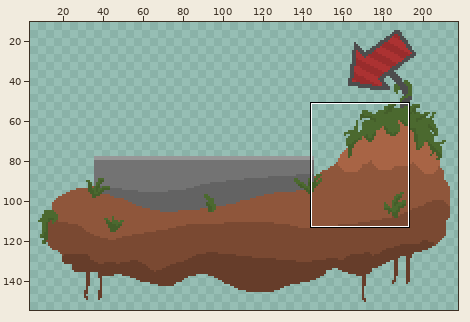
A pixel-art file gets an edit: public/assets/sprite_island_ireland.aseprite. The picture above shows the old version from afar; the outline marks the close-up.
Close-up. As it was:
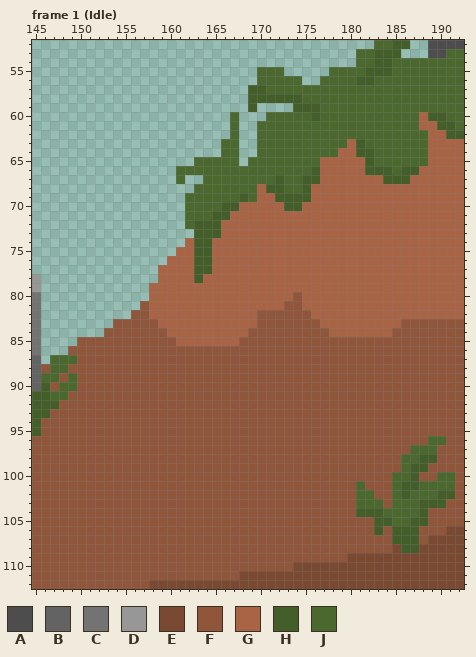
224x160 pixels, 4 frames. Colours within 5 levels of each other are drawn and written as one. Shown: frame 1 (Idle): x 145..192, y 52..112. The wide view leaves out empty margins. The commit also changed other frames or places, which this record leaves out.
Visible layers, top first: "Layer 1", "Platform", "Arrow", "Rock", "Stick".
Palette (. is transparent): A #4d4d4d  B #636363  C #737373  D #979797  E #7a4932  F #8f563b  G #a86445  H #445e2a  J #4b692f
Pixels before, frame 1 (Idle) (only the part around the change), first column x 145:
 52 ......................................JJHH..AAAA
 53 ....................................JJHHH...AAJJ
 54 ....................................JJHHJJJJJJJJ
 55 .........................JJJ.....JJJJHHHJJJJJJJJ
 56 .........................JJJJJ..JJJJHHJJJJJJJJJJ
 57 ........................HHJJJJJJJJJJJJJJJJJJJJJJ
 58 ........................HHHHHHJJJJJJJJJJJJJJJJJJ
 59 ........................H....HHHJJJJJJJJJJJJJJJJ
 60 ......................J...JJJJJHJJJJJJJJJJJGHHJJ
 61 ......................J..JJJJJJJJJJJJJJJJJJGGHHJ
 62 ......................J..JJJJJJJJJJJJJJJJJJJGGHH
 63 .....................JJ..JJJJJJJJJJGHJJJJJJJGGGG
 64 .....................JJ..JJJJJJJJJGGHHJJJJJJGGGG
 65 ..................JJJJJ.JJJJJJJJGGGGGHJJJJJJGGGG
 66 ................JJJJJJJJJJJJJJJHGGGGGHHHJHHGGGGG
 67 ................J..JJJJJJJJHJJHHGGGGGGGHHHGGGGGG
 68 ..................JJJJJJJGHHJJHGGGGGGGGGGGGGGGGG
 69 .................JJJJJJHJGGHHHHGGGGGGGGGGGGGGGGG
 70 .................JJJJHHGGGGGHHGGGGGGGGGGGGGGGGGG
 71 .................JJJHHGGGGGGGGGGGGGGGGGGGGGGGGGG
 72 .................JHHHGGGGGGGGGGGGGGGGGGGGGGGGGGG
 73 ..................HHHGGGGGGGGGGGGGGGGGGGGGGGGGGG
 74 .................GHHGGGGGGGGGGGGGGGGGGGGGGGGGGGG
 75 ................GGHHGGGGGGGGGGGGGGGGGGGGGGGGGGGG
 76 ...............GGGHHGGGGGGGGGGGGGGGGGGGGGGGGGGGG
 77 ..............GGGGHHGGGGGGGGGGGGGGGGGGGGGGGGGGGG
 78 D.............GGGGHGGGGGGGGGGGGGGGGGGGGGGGGGGGGG
 79 D............GGGGGGGGGGGGGGGGGGGGGGGGGGGGGGGGGGG
 80 C............GGGGGGGGGGGGGGGGFGGGGGGGGGGGGGGGGGG
 81 C...........FGGGGGGGGGGGGGGGFFGGGGGGGGGGGGGGGGGG
 82 C..........FFGGGGGGGGGGGGFFFFFFGGGGGGGGGGGGGGGGG
 83 C........FFFFFGGGGGGGGGGGFFFFFFFGGGGGGGGGFFFFFFF
 84 C.......FFFFFFFGGGGGGGGGFFFFFFFFFGGGGGGGFFFFFFFF
 85 C....FFFFFFFFFFFGGGGGGGFFFFFFFFFFFFFFFFFFFFFFFFF
 86 C...FFFFFFFFFFFFFFFFFFFFFFFFFFFFFFFFFFFFFFFFFFFF
 87 B.JJJFFFFFFFFFFFFFFFFFFFFFFFFFFFFFFFFFFFFFFFFFFF
 88 BFJJFFFFFFFFFFFFFFFFFFFFFFFFFFFFFFFFFFFFFFFFFFFF
 89 BJJFJFFFFFFFFFFFFFFFFFFFFFFFFFFFFFFFFFFFFFFFFFFF
 90 BHFJJFFFFFFFFFFFFFFFFFFFFFFFFFFFFFFFFFFFFFFFFFFF
 91 HHJJFFFFFFFFFFFFFFFFFFFFFFFFFFFFFFFFFFFFFFFFFFFF
 92 HHHFFFFFFFFFFFFFFFFFFFFFFFFFFFFFFFFFFFFFFFFFFFFF
 93 HHFFFFFFFFFFFFFFFFFFFFFFFFFFFFFFFFFFFFFFFFFFFFFF
 94 HFFFFFFFFFFFFFFFFFFFFFFFFFFFFFFFFFFFFFFFFFFFFFFF
 95 HFFFFFFFFFFFFFFFFFFFFFFFFFFFFFFFFFFFFFFFFFFFFFFF
 96 FFFFFFFFFFFFFFFFFFFFFFFFFFFFFFFFFFFFFFFFFFFFJJFF
 97 FFFFFFFFFFFFFFFFFFFFFFFFFFFFFFFFFFFFFFFFFFJJJFFF
 98 FFFFFFFFFFFFFFFFFFFFFFFFFFFFFFFFFFFFFFFFFJJHHFFF
 99 FFFFFFFFFFFFFFFFFFFFFFFFFFFFFFFFFFFFFFFFFJHHFFFF
100 FFFFFFFFFFFFFFFFFFFFFFFFFFFFFFFFFFFFFFFFJJHFFJJF
101 FFFFFFFFFFFFFFFFFFFFFFFFFFFFFFFFFFFFJFFFJHHJJJJF
102 FFFFFFFFFFFFFFFFFFFFFFFFFFFFFFFFFFFFJJFFJHJJJHHF
103 FFFFFFFFFFFFFFFFFFFFFFFFFFFFFFFFFFFFJJJFJJJHHHFF
104 FFFFFFFFFFFFFFFFFFFFFFFFFFFFFFFFFFFFHHHJJJJHFFFF
105 FFFFFFFFFFFFFFFFFFFFFFFFFFFFFFFFFFFFFFHHJJHHFFFF
106 FFFFFFFFFFFFFFFFFFFFFFFFFFFFFFFFFFFFFFHFHHHFFFEE
107 FFFFFFFFFFFFFFFFFFFFFFFFFFFFFFFFFFFFFFFFHHHFEEEE
108 FFFFFFFFFFFFFFFFFFFFFFFFFFFFFFFFFFFFFFFFEHHEEEEE
109 FFFFFFFFFFFFFFFFFFFFFFFFFFFFFFFFFFFEEEEEEEEEEEEE
110 FFFFFFFFFFFFFFFFFFFFFFFFFFFFFEEEEEEEEEEEEEEEEEEE
111 FFFFFFFFFFFFFFFFFFFFFFFEEEEEEEEEEEEEEEEEEEEEEEEE
112 FFFFFFFFFFFFFEEEEEEEEEEEEEEEEEEEEEEEEEEEEEEEEEEE
Once edited:
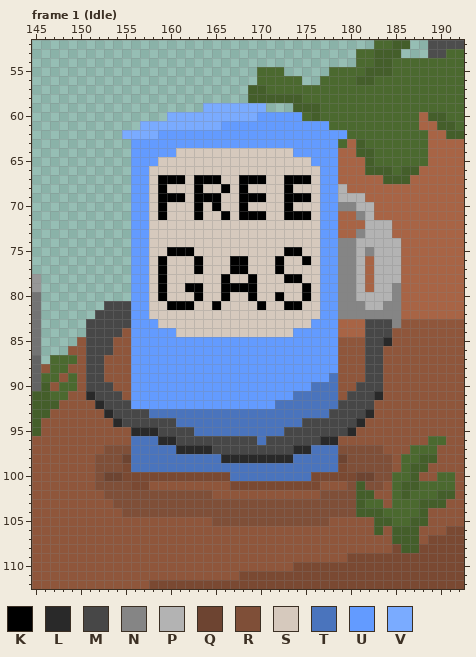
Colours new in this view: K #000000  L #292929  M #474747  N #858585  P #b3b3b3  Q #6d4431  R #7f4f38  S #d6c9bd  T #4a74bd  U #639bff  V #7aabff
From the commit log: Add gas pump to spawner station
The edit:
layer "Flattened" added
Frame 1 (Idle), layer "Flattened":
y 59: x 164..170 .....H. -> VVVVVVV
y 60: x 160..174 .......J...JJJJ -> VVVVVVVVVVUUUUU
y 61: x 157..177 ..........J..JJJJJJJJ -> VVVVVVVVVUUUUUUUUUUUU
y 62: x 155..179 ............J..JJJJJJJJJJ -> VVVVUUUUUUUUUUUUUUUUUUUUU
y 63: x 156..178 ..........JJ..JJJJJJJJJ -> UUUUUUUUUUUUUUUUUUUUUUU
y 64: x 156..178 ..........JJ..JJJJJJJJJ -> UUUUUSSSSSSSSSSSSSUUUUU
y 65: x 156..178 .......JJJJJ.JJJJJJJJGG -> UUUSSSSSSSSSSSSSSSSSUUU
y 66: x 156..178 .....JJJJJJJJJJJJJJJHGG -> UUSSSSSSSSSSSSSSSSSSSUU
y 67: x 156..178 .....J..JJJJJJJJHJJHHGG -> UUSKKKSKKKSSKKKSSKKKSUU
y 68: x 156..179 .......JJJJJJJGHHJJHGGGG -> UUSKSSSKSSKSKSSSSKSSSUUP
y 69: x 156..181 ......JJJJJJHJGGHHHHGGGGGG -> UUSKKKSKKKSSKKKSSKKKSUUPPP
y 70: x 156..182 ......JJJJHHGGGGGHHGGGGGGGG -> UUSKSSSKSKSSKSSSSKSSSUUNNPP
y 71: x 156..178 ......JJJHHGGGGGGGGGGGG -> UUSKSSSKSSKSKKKSSKKKSUU; x 181..182 GG -> NP
y 72: x 156..178 ......JHHHGGGGGGGGGGGGG -> UUSSSSSSSSSSSSSSSSSSSUU; x 182..184 GGG -> PPP
y 73: x 156..178 .......HHHGGGGGGGGGGGGG -> UUSSSSSSSSSSSSSSSSSSSUU; x 181..184 GGGG -> NPPP
y 74: x 156..185 ......GHHGGGGGGGGGGGGGGGGGGGGG -> UUSSSSSSSSSSSSSSSSSSSUUNNPPPPP
y 75: x 156..185 .....GGHHGGGGGGGGGGGGGGGGGGGGG -> UUSSKKKSSSSSSSSSSKKSSUUNNPNPPP
y 76: x 156..181 ....GGGHHGGGGGGGGGGGGGGGGG -> UUSKSSSKSSSKKSSSKSSKSUUNNP; x 183..185 GGG -> PPP
y 77: x 156..181 ...GGGGHHGGGGGGGGGGGGGGGGG -> UUSKSSSKSSSKKSSSKSSSSUUNNP; x 183..185 GGG -> PPP
y 78: x 156..181 ...GGGGHGGGGGGGGGGGGGGGGGG -> UUSKSSSSSSKSSKSSSKKSSUUNNP; x 183..185 GGG -> PPP
y 79: x 156..181 ..GGGGGGGGGGGGGGGGGGGGGGGG -> UUSKSSKKSSKKKKSSSSSKSUUNNP; x 183..185 GGG -> PPN
y 80: x 156..185 ..GGGGGGGGGGGGGGGGFGGGGGGGGGGG -> UUSKSSSKSSKSSKSSKSSKSUUNNPPPPN
y 81: x 153..185 ....FGGGGGGGGGGGGGGGFFGGGGGGGGGGG -> MMMUUSSKKKSSKSSSSKSSKKSSUUNNNPPNN
y 82: x 152..185 ....FFGGGGGGGGGGGGFFFFFFGGGGGGGGGG -> MMMMUUSSSSSSSSSSSSSSSSSSSUUNNNNNNN
y 83: x 151..178 ...FFFFFGGGGGGGGGGGFFFFFFFGG -> MMMMMUUUSSSSSSSSSSSSSSSSSUUU; x 182..185 GGGG -> MMMN
y 84: x 151..154 ..FF -> MMMM; x 156..178 FFFFGGGGGGGGGFFFFFFFFFG -> UUUUUSSSSSSSSSSSSSUUUUU; x 182..184 GGG -> MMM
y 85: x 151..153 FFF -> MMM; x 156..178 FFFFFGGGGGGGFFFFFFFFFFF -> UUUUUUUUUUUUUUUUUUUUUUU; x 182..184 FFF -> MML
y 86: x 151..153 FFF -> MMM; x 156..178 FFFFFFFFFFFFFFFFFFFFFFF -> UUUUUUUUUUUUUUUUUUUUUUU; x 182..183 FF -> MM
y 87..88: x 151..152 FF -> MM; x 156..178 FFFFFFFFFFFFFFFFFFFFFFF -> UUUUUUUUUUUUUUUUUUUUUUU; x 182..183 FF -> MM
y 89: x 151..152 FF -> MM; x 156..178 FFFFFFFFFFFFFFFFFFFFFFF -> UUUUUUUUUUUUUUUUUUUUUUT; x 182..183 FF -> MM
y 90: x 151..153 FFF -> MMM; x 156..178 FFFFFFFFFFFFFFFFFFFFFFF -> UUUUUUUUUUUUUUUUUUUUTTT; x 181..183 FFF -> MMM
y 91: x 151..154 FFFF -> LMMM; x 156..178 FFFFFFFFFFFFFFFFFFFFFFF -> UUUUUUUUUUUUUUUUUUTTTTT; x 180..183 FFFF -> MMML
y 92: x 152..182 FFFFFFFFFFFFFFFFFFFFFFFFFFFFFFF -> LMMMUUUUUUUUUUUUUUUUTTTTTTTMMMM
y 93: x 153..182 FFFFFFFFFFFFFFFFFFFFFFFFFFFFFF -> LMMMMTTTTTTTTTTTTTTTTTTTTMMMML
y 94: x 154..181 FFFFFFFFFFFFFFFFFFFFFFFFFFFF -> LMMMMMMTTTTTTTTTTTTTTMMMMMML
y 95: x 156..180 FFFFFFFFFFFFFFFFFFFFFFFFF -> LLLMMMMTTTTTTTTTTMMMMMMML
y 96: x 156..178 FFFFFFFFFFFFFFFFFFFFFFF -> TTTLLMMMMMMMMMTMMMMMMLL
y 97: x 153..183 FFFFFFFFFFFFFFFFFFFFFFFFFFFFFFF -> RRRTTTTTLLLLMMMMMMMMMLLTTTRRRRR
y 98: x 152..184 FFFFFFFFFFFFFFFFFFFFFFFFFFFFFFFFF -> RRRQTTTTTTTTTTLLLLLLLLTTTTTQRRRRR
y 99: x 152..184 FFFFFFFFFFFFFFFFFFFFFFFFFFFFFFFFF -> RRRETTTTTTTTTTTTTTTTTTTTTTTERRRRR
y 100: x 152..184 FFFFFFFFFFFFFFFFFFFFFFFFFFFFFFFFF -> RQQEEEEEEEEEEEETTTTTTTTTEEEEEQQRR
y 101: x 152..157 FFFFFF -> RRRREE; x 167..176 FFFFFFFFFF -> EEEEEEEEEE; x 180..183 FJFF -> RHRR
y 102: x 153..164 FFFFFFFFFFFF -> RRRRRRRRRRRR; x 177..182 FFFFJJ -> RRRRHH
y 103: x 154..181 FFFFFFFFFFFFFFFFFFFFFFFFFFFJ -> RRRRRRRRRRRRRRRRRRRRRRRRRRRH
y 104: x 155..180 FFFFFFFFFFFFFFFFFFFFFFFFFF -> RRRRRRRRRRRRRRRRRRRRRRRRRR
y 105: x 165..177 FFFFFFFFFFFFF -> RRRRRRRRRRRRR
Where, in picture pixels (left, top, right, bottom), the same in both close-ups:
changed: (86, 103, 401, 526)
